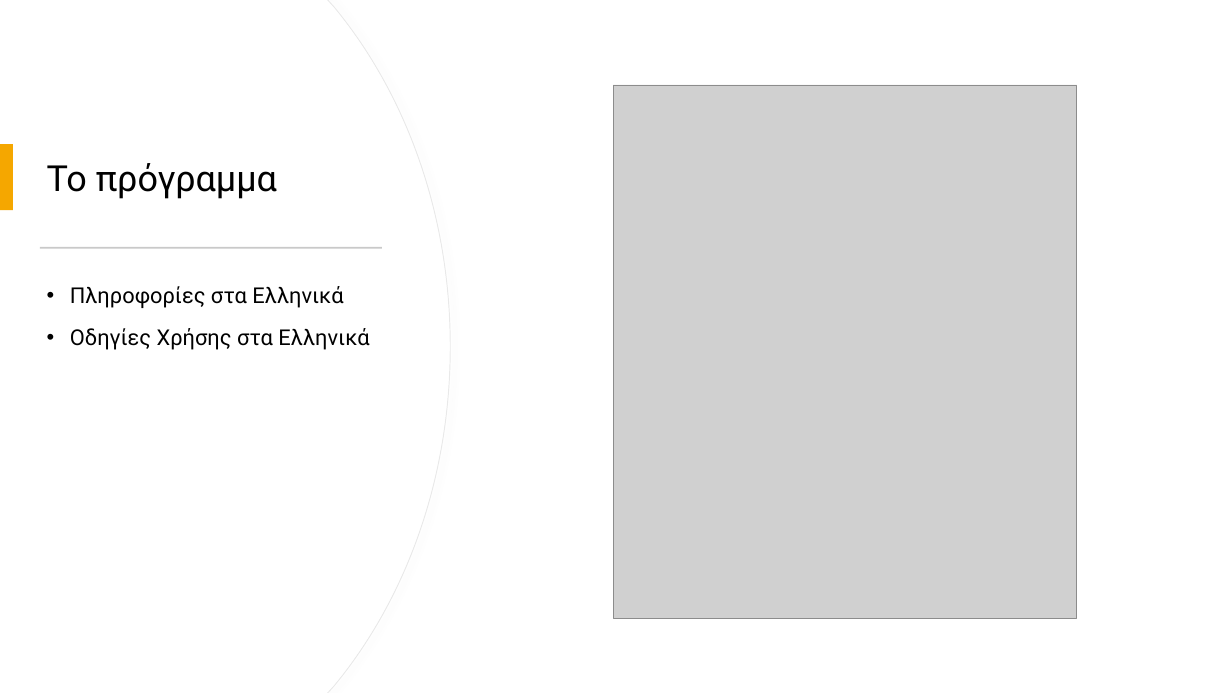
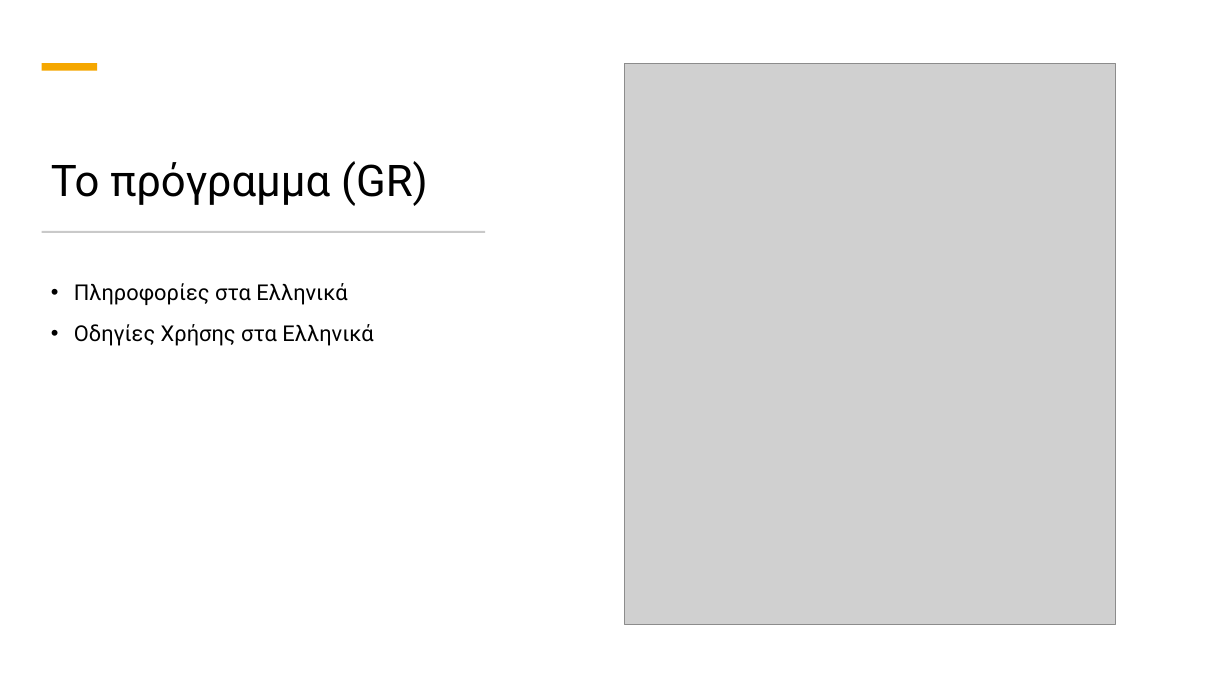
Before and after one commit to johnprif/Thesis, a slide deck: slide 34 of thesisPriftiPP.pptx (slide 33 before the commit). Drawn at 1232x693 pixels with LibreOffice and Linux fonts; fonts in the diff are those of the drawing; grey boxes stand for pictures. Boxes give left, top, right and bottom in pixels: in the first picture for what was removed or moved away, otherwise in the second. Text is boxed around its words. In the diff, an @@ line names an element or a change of style, - is before the commit and + after.

```diff
--- a/thesisPriftiPP.pptx
+++ b/thesisPriftiPP.pptx
@@ freeform shape removed at [0, 0, 450, 693] @@
@@ freeform shape removed at [0, 0, 449, 693] @@
@@ rectangle added at [42, 63, 97, 70], fill #F5A700 @@
@@ picture: place and size @@
-picture at [614, 85, 1078, 618]
+picture at [625, 63, 1116, 624]
@@ title "Το πρόγραμμα (GR)" at [51, 161, 428, 206]: vertical alignment middle to bottom @@
@@ rectangle removed at [0, 144, 13, 211] @@
@@ title at [51, 161, 428, 206]: text changed; size 28 to 34 pt @@
-Το πρόγραμμα
+Το πρόγραμμα (GR)
@@ rectangle: place and size @@
-rectangle at [40, 247, 382, 249]
+rectangle at [42, 231, 485, 233]
@@ text "Πληροφορίες στα Ελληνικά": place and size @@
-text "Πληροφορίες στα Ελληνικά" at [70, 286, 369, 350]
+text "Πληροφορίες στα Ελληνικά" at [74, 283, 373, 346]
```
Also in this commit, not shown: 4 other slides changed, 8 slides added, 6 slides removed.
